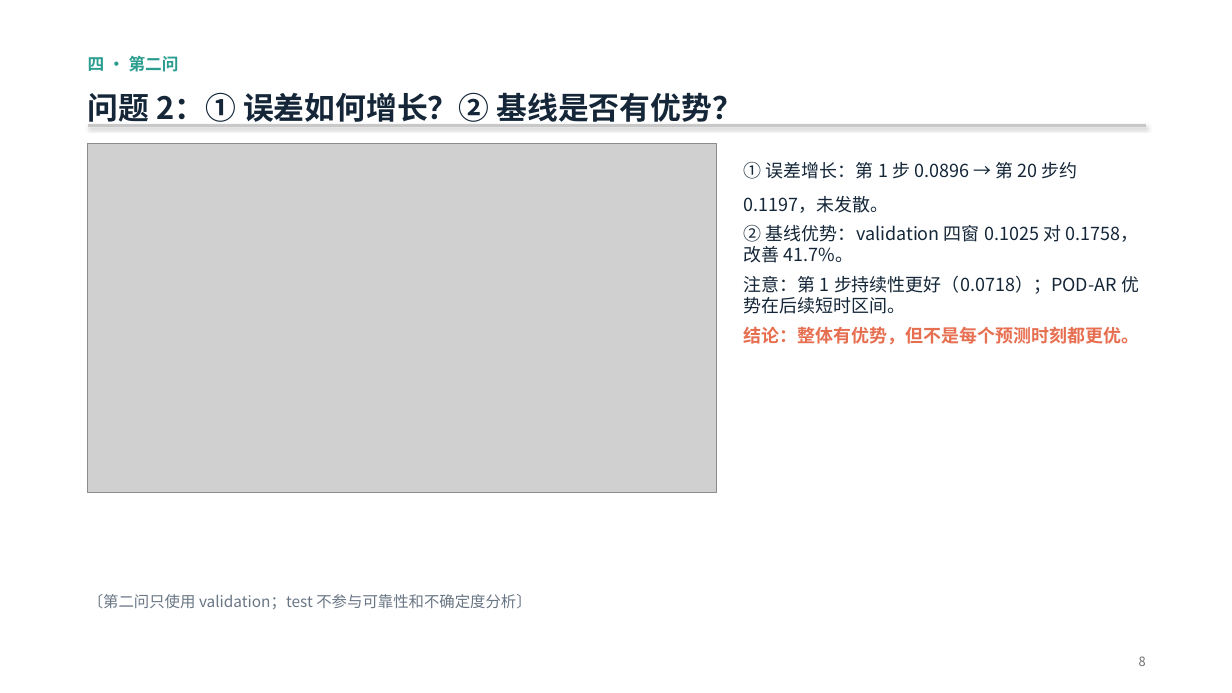
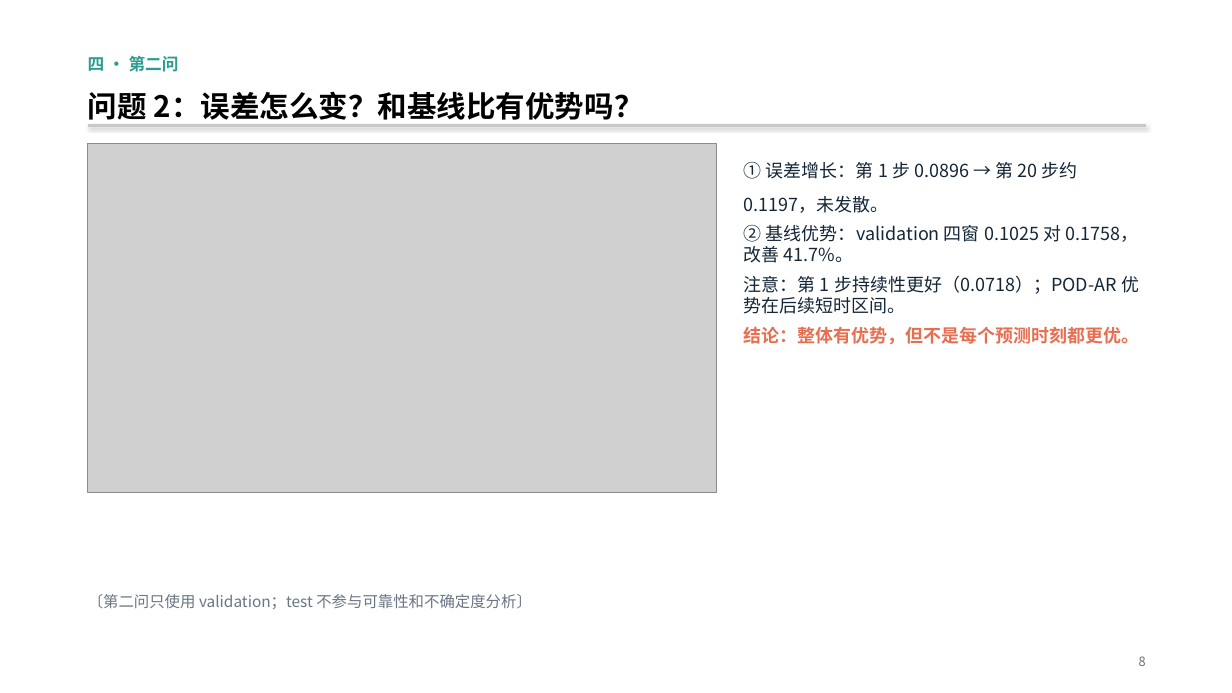
Before and after one commit to tuofeilun711/-A-, a slide deck: slide 8 of deliverables/A题_POD-AR_答辩汇报.pptx. Drawn at 1232x693 pixels with LibreOffice and Linux fonts; fonts in the diff are those of the drawing; grey boxes stand for pictures. Boxes give left, top, right and bottom in pixels: in the first picture for what was removed or moved away, otherwise in the second. Text is boxed around its words. In the diff, an @@ line names an element or a change of style, - is before the commit and + after.

```diff
--- a/deliverables/A题_POD-AR_答辩汇报.pptx
+++ b/deliverables/A题_POD-AR_答辩汇报.pptx
@@ text at <box>88,91,644,125</box>: text changed; size 24 to 23 pt; text colour #142638 to #000000 @@
-问题 2：① 误差如何增长？② 基线是否有优势？
+问题 2：误差怎么变？和基线比有优势吗？
```
Also in this commit, not shown: 1 other slide changed.
